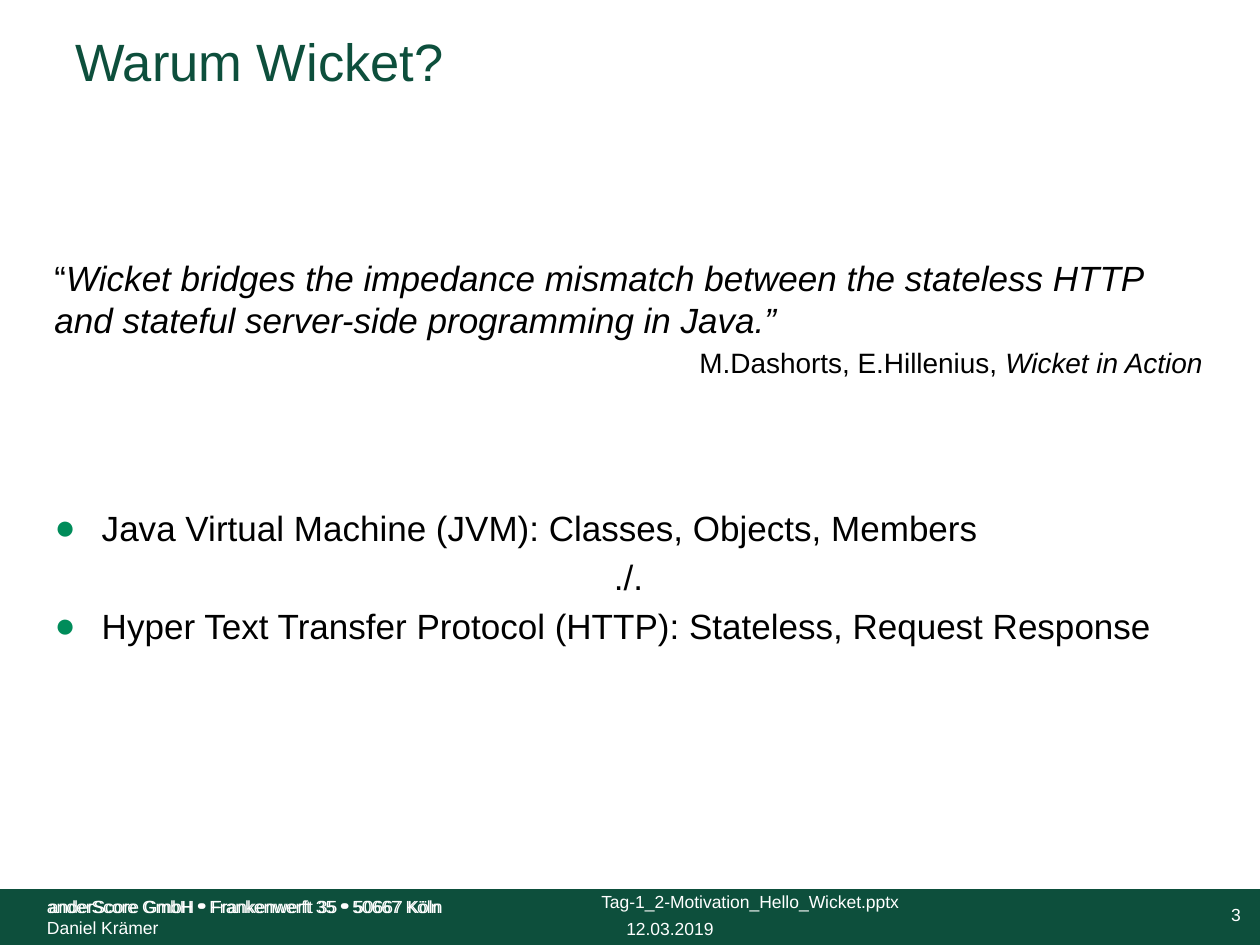
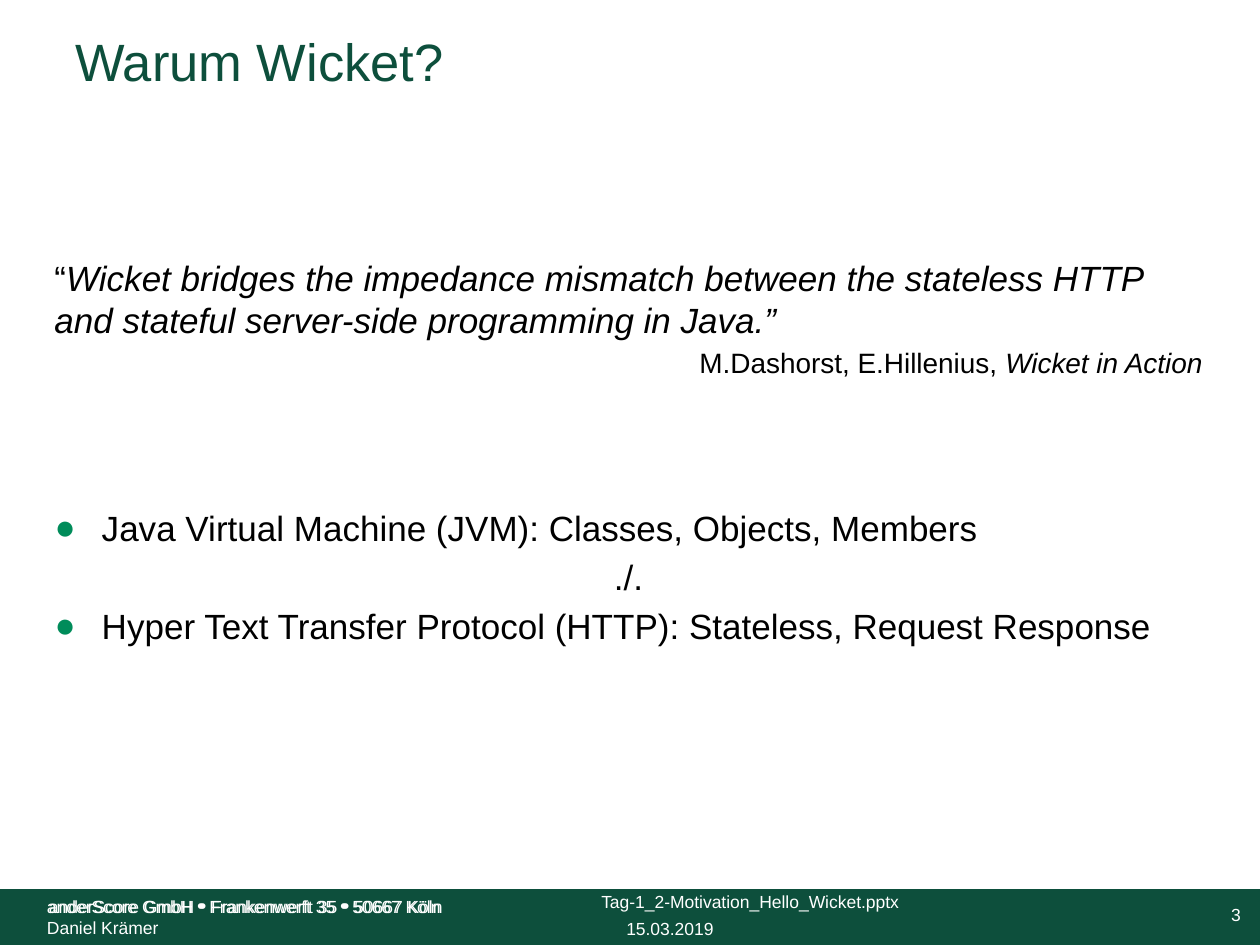
Before and after one commit to anderscore-gmbh/wicket-training, a slide deck: slide 3 of slides/Tag-1_2-Motivation_Hello_Wicket.pptx. Drawn at 1260x945 pixels with LibreOffice and Linux fonts; fonts in the diff are those of the drawing; background and template pictures are left out. Boxes give left, top, right and bottom in pixels: in the first picture for what was removed or moved away, otherwise in the second. Text is boxed around its words. In the diff, an @@ line names an element or a change of style, - is before the commit and + after.

```diff
--- a/slides/Tag-1_2-Motivation_Hello_Wicket.pptx
+++ b/slides/Tag-1_2-Motivation_Hello_Wicket.pptx
@@ text at [699, 352, 1203, 377]: text changed @@
-M.Dashorts, E.Hillenius, Wicket in Action
+M.Dashorst, E.Hillenius, Wicket in Action
@@ text at [626, 922, 713, 935]: text changed @@
-12.03.2019
+15.03.2019
```
Also in this commit, not shown: 20 other slides changed, 6 other files.
